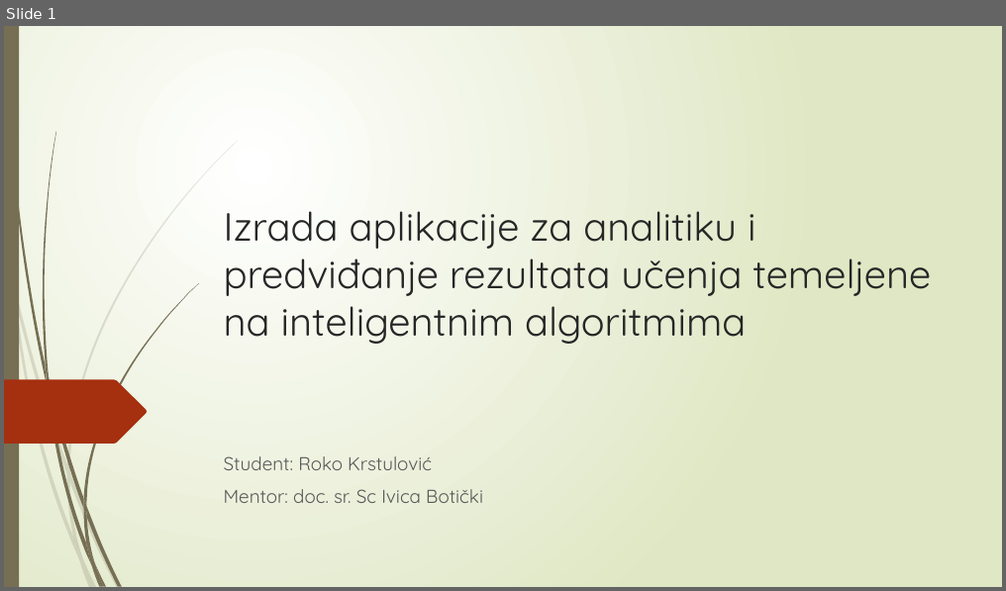
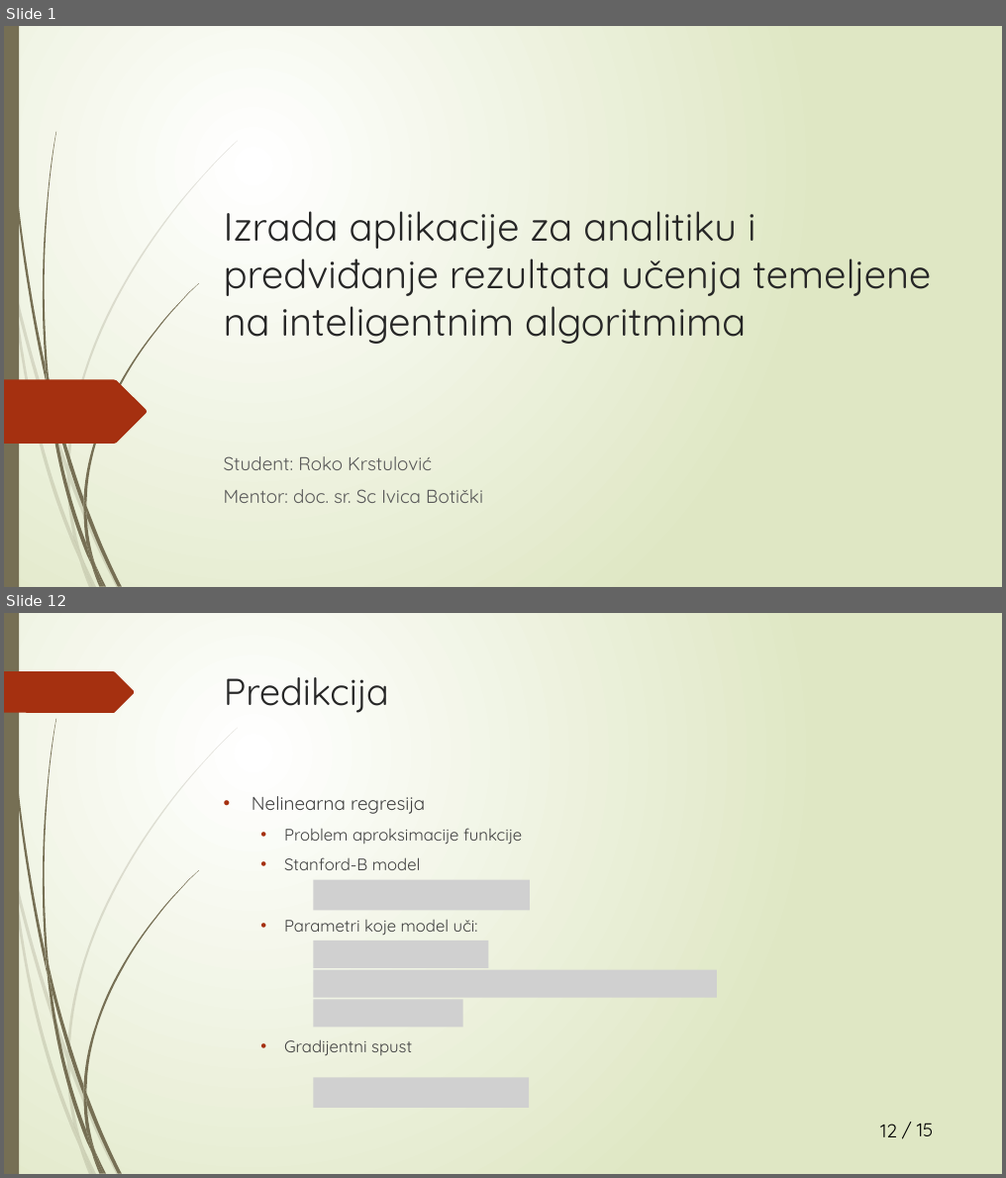
Before and after one commit to RokiFoki/Diplomski, a slide deck: Prezentacija.pptx. Shown one above the other, each under a label of ours: slide 1 before the commit, slides 1 and 12 after it; the slides between them are not shown. The pictures are 1006x591 and 1006x1178 pixels, drawn with LibreOffice and Linux fonts; fonts in the diff are those of the drawing; grey boxes stand for pictures. Boxes give left, top, right and bottom in pixels: in the first picture for what was removed or moved away, otherwise in the second. Text is boxed around its words. In the diff, an @@ line names an element or a change of style, - is before the commit and + after.

```diff
--- a/Prezentacija.pptx
+++ b/Prezentacija.pptx
@@ slide 12 added at bbox=[4, 613, 1002, 1174], background gradient #FFFFFF to #DFE8C4; not listed: 23 template elements that a slide beside it also shows @@
@@ freeform shape added at bbox=[4, 671, 135, 713], fill #A53010 @@
@@ title added at bbox=[224, 677, 389, 713], 36 pt, text #262626 @@
+Predikcija
@@ text added at bbox=[252, 796, 522, 1056], 16 pt, text #404040 @@
+• Nelinearna regresija
+  • Problem aproksimacije funkcije
+  • Stanford-B model
+  • Parametri koje model uči:
+  • Gradijentni spust
@@ picture added at bbox=[313, 880, 530, 911] @@
@@ picture added at bbox=[313, 941, 488, 968] @@
@@ picture added at bbox=[313, 970, 717, 998] @@
@@ picture added at bbox=[313, 1000, 463, 1028] @@
@@ picture added at bbox=[313, 1078, 529, 1108] @@
@@ page number added at bbox=[880, 1124, 897, 1138], 18 pt, text #000000 @@
+12
@@ text added at bbox=[917, 1123, 934, 1137], 18 pt, text #000000 @@
+/ 15
```
Also in this commit, not shown: 6 slides changed, 7 other slides added, 2 slides removed, 28 other files.
